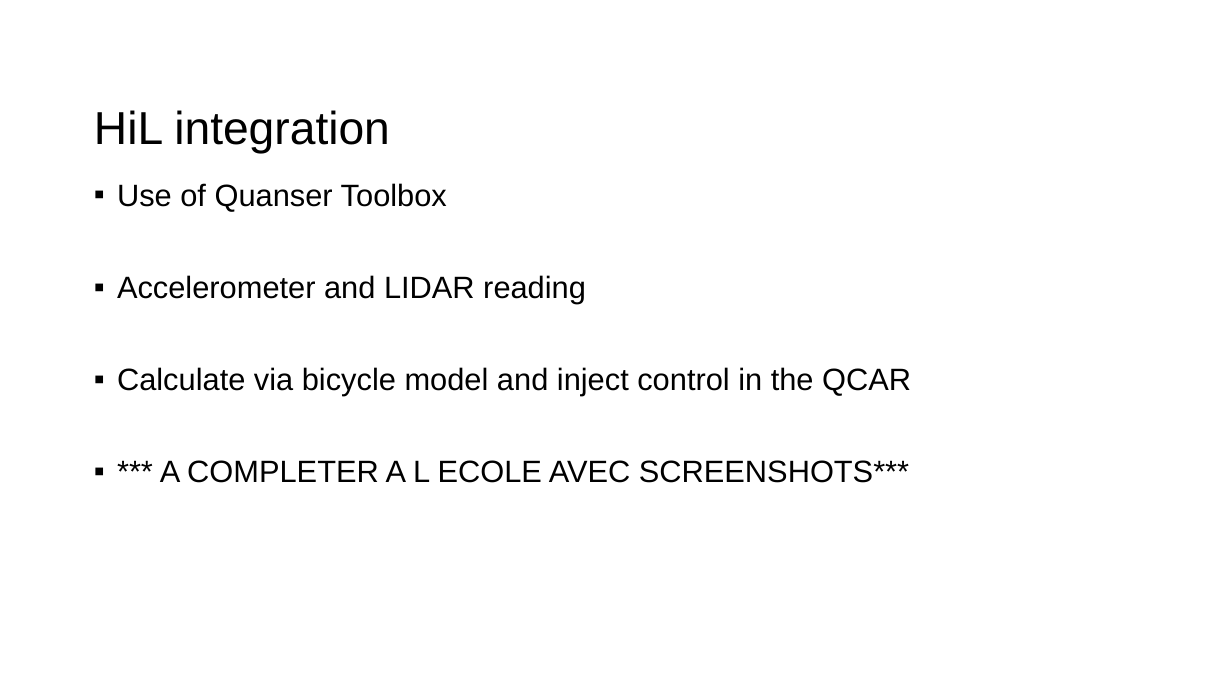
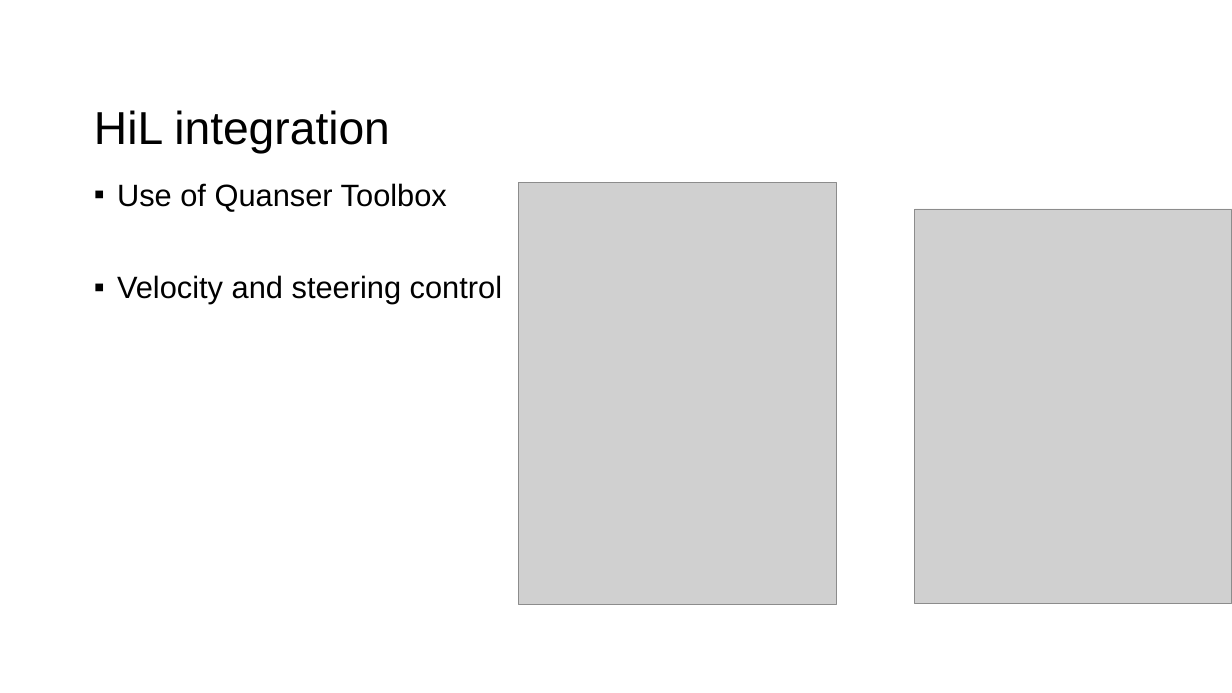
Before and after one commit to Guyak/ProjectAntonin_QCAR, a slide deck: slide 18 of Ressources_perso/Screens_soutenance/Support_Soutenance_GUYOT.pptx. Drawn at 1232x693 pixels with LibreOffice and Linux fonts; fonts in the diff are those of the drawing; grey boxes stand for pictures; background and template pictures are left out. Boxes give left, top, right and bottom in pixels: in the first picture for what was removed or moved away, otherwise in the second. Text is boxed around its words. In the diff, an @@ line names an element or a change of style, - is before the commit and + after.

```diff
--- a/Ressources_perso/Screens_soutenance/Support_Soutenance_GUYOT.pptx
+++ b/Ressources_perso/Screens_soutenance/Support_Soutenance_GUYOT.pptx
@@ picture added at (x1=518, y1=183, x2=837, y2=604) @@
@@ picture added at (x1=915, y1=209, x2=1232, y2=604) @@
@@ text at (x1=117, y1=275, x2=502, y2=303): text changed @@
-▪ Accelerometer and LIDAR reading
-▪ Calculate via bicycle model and inject control in the QCAR
-▪ *** A COMPLETER A L ECOLE AVEC SCREENSHOTS***
+▪ Velocity and steering control
```
Also in this commit, not shown: 2 slides added, 4 other files.
